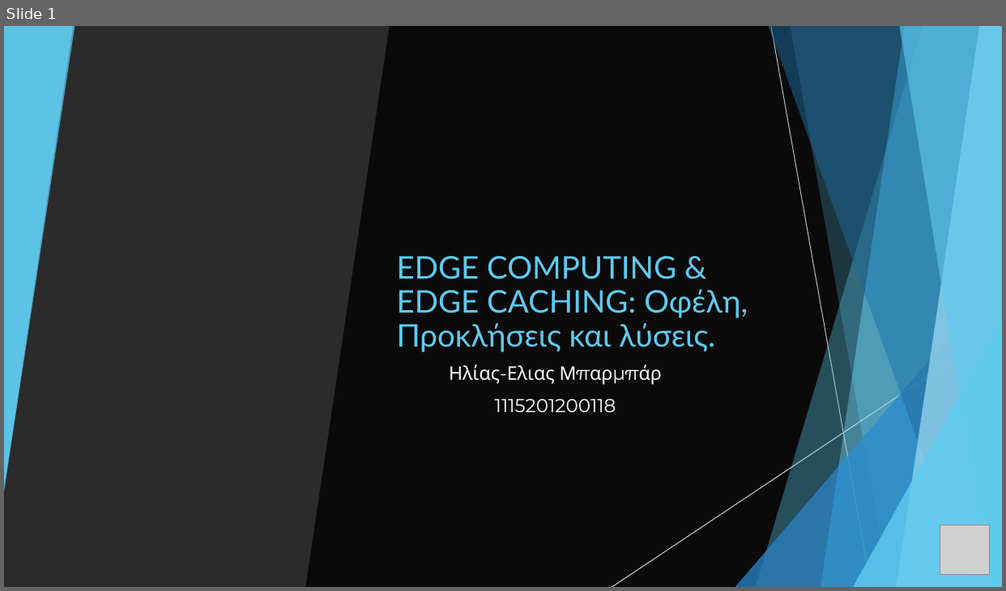
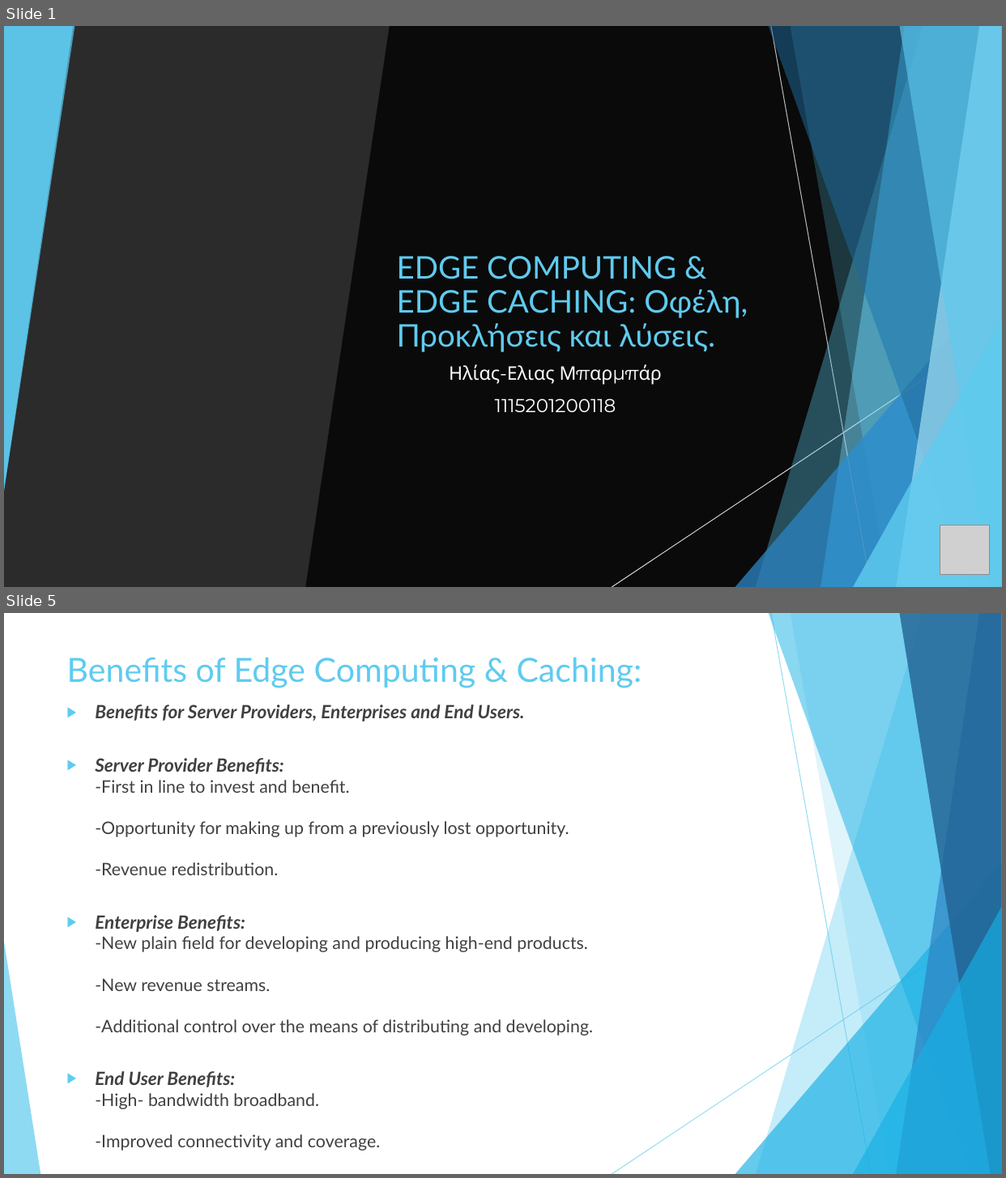
Before and after one commit to IliasBarmpar/Edge-Computing-and-Edge-Caching-Presentation-uni-course, a slide deck: Παρουσίαση Edge Computing & Edge Caching.pptx. Shown one above the other, each under a label of ours: slide 1 before the commit, slides 1 and 5 after it; the slides between them are not shown. The pictures are 1006x591 and 1006x1178 pixels, drawn with LibreOffice and Linux fonts; fonts in the diff are those of the drawing; grey boxes stand for pictures; background and template pictures are left out; a plain dark background stands for a picture behind light text. Boxes give left, top, right and bottom in pixels: in the first picture for what was removed or moved away, otherwise in the second. Text is boxed around its words. In the diff, an @@ line names an element or a change of style, - is before the commit and + after.

```diff
--- a/Παρουσίαση Edge Computing & Edge Caching.pptx
+++ b/Παρουσίαση Edge Computing & Edge Caching.pptx
@@ slide 5 added at (x1=4, y1=613, x2=1002, y2=1174), background #FFFFFF; not listed: 9 template elements that a slide beside it also shows @@
@@ title added at (x1=67, y1=657, x2=642, y2=688), 32 pt, text #5FCBEF @@
+Benefits of Edge Computing & Caching:
@@ text added at (x1=95, y1=705, x2=593, y2=1151), 16.6 pt, text #404040 @@
+▶ Benefits for Server Providers, Enterprises and End Users.
+▶ Server Provider Benefits:
+  -First in line to invest and benefit.
+  -Opportunity for making up from a previously lost opportunity.
+  -Revenue redistribution.
+▶ Enterprise Benefits:
+  -New plain field for developing and producing high-end products.
+  -New revenue streams.
+  -Additional control over the means of distributing and developing.
+▶ End User Benefits:
+  -High- bandwidth broadband.
+  -Improved connectivity and coverage.
+  -Access to new technologies and products designed for them.
@@ triangle added at (x1=4, y1=942, x2=40, y2=1174), fill #5FCBEF at 70% opacity @@
```
Also in this commit, not shown: 3 slides changed, 3 other slides added, 8 slides removed, 2 other files.
